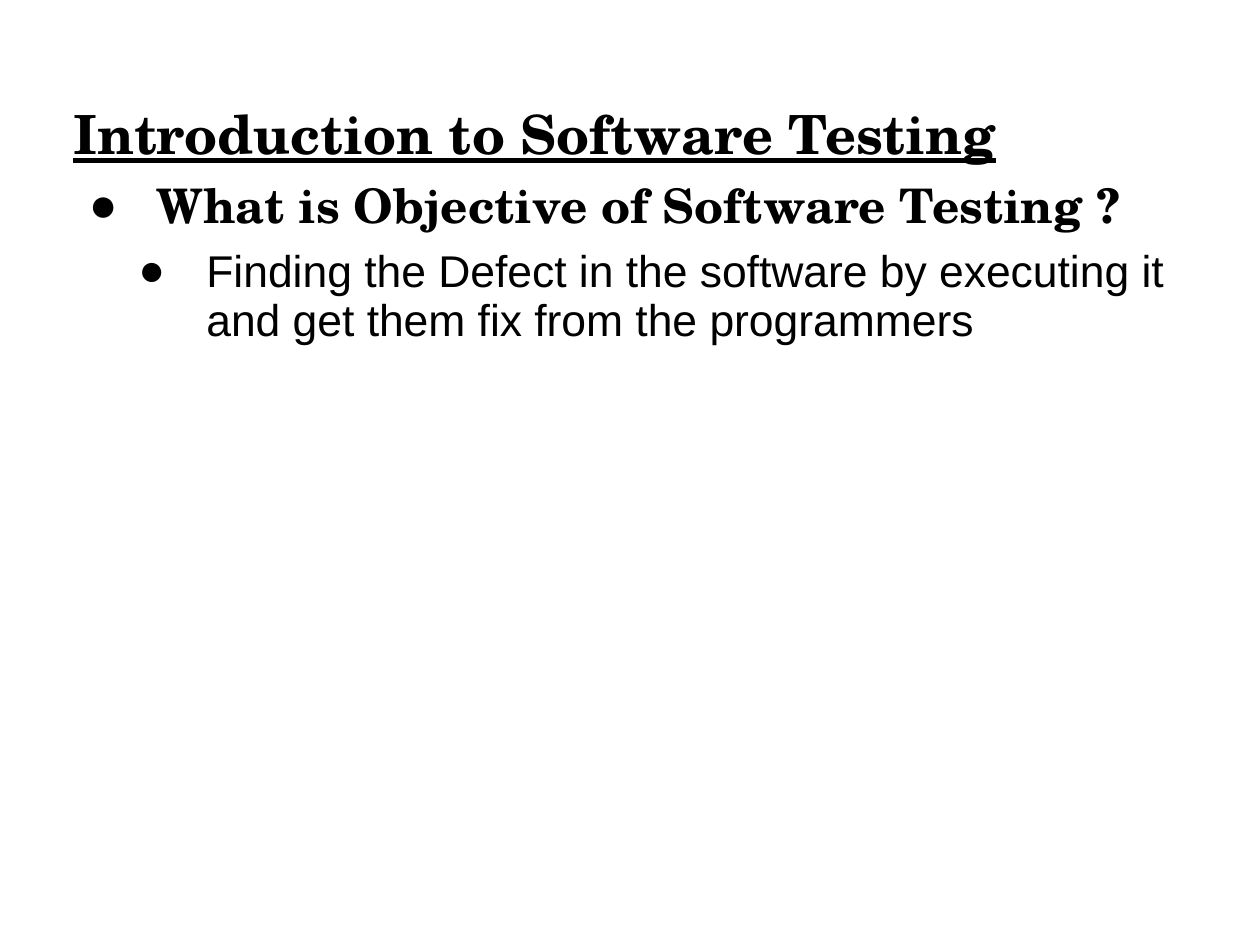
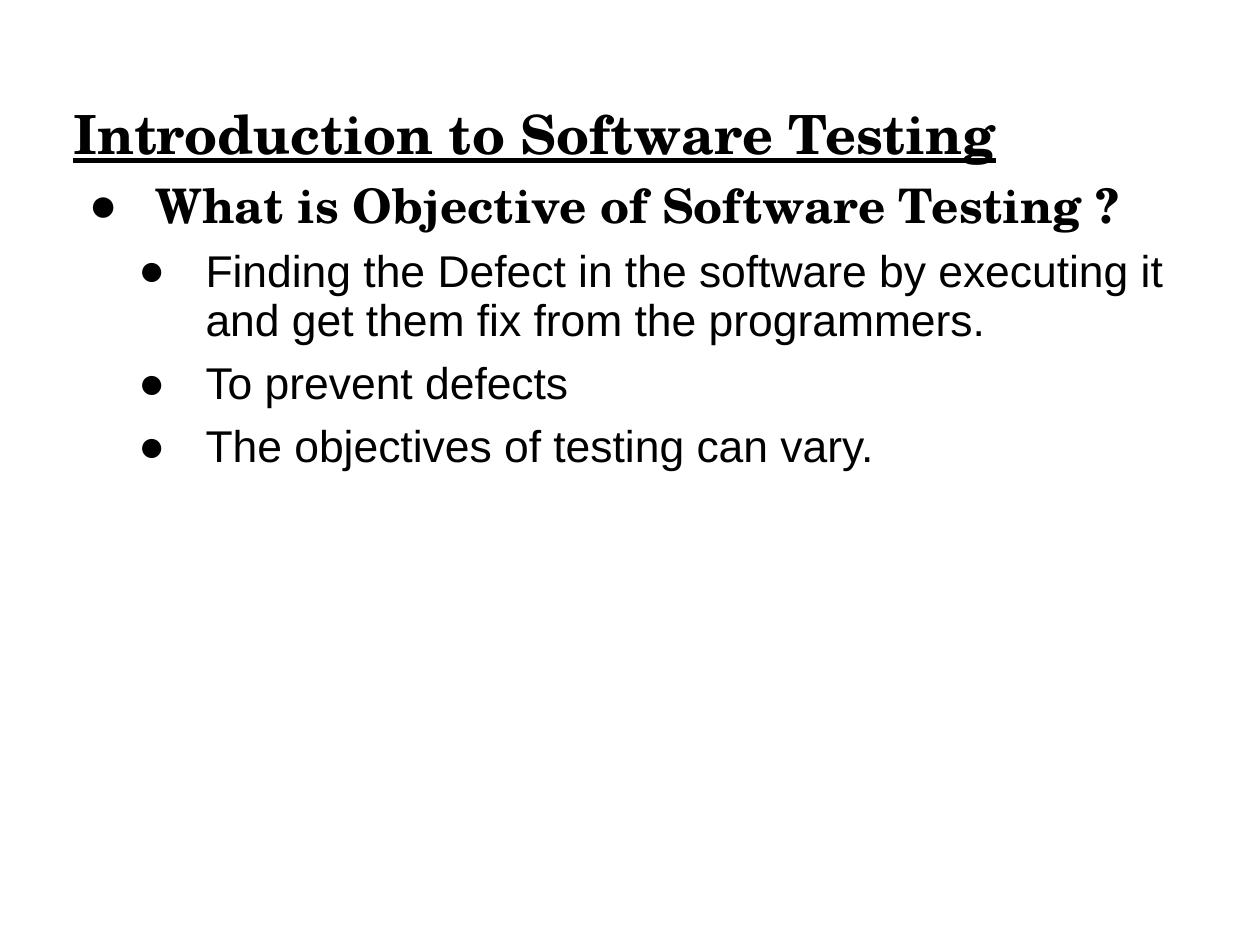
Before and after one commit to vprem99/Framework, a slide deck: slide 5 of Module1.ppt (slide 4 before the commit). Drawn at 1260x945 pixels with LibreOffice and Linux fonts; fonts in the diff are those of the drawing. Boxes give left, top, right and bottom in pixels: in the first picture for what was removed or moved away, otherwise in the second. Text is boxed around its words. In the diff, an @@ line names an element or a change of style, - is before the commit and + after.

```diff
--- a/Module1.ppt
+++ b/Module1.ppt
@@ text at (206,254,1163,472): text changed @@
-    ● Finding the Defect in the software by executing it and get them fix from the programmers
+    ● Finding the Defect in the software by executing it and get them fix from the programmers.
+    ● To prevent defects
+    ● The objectives of testing can vary.
```
Also in this commit, not shown: 31 other slides changed, 14 slides added.
